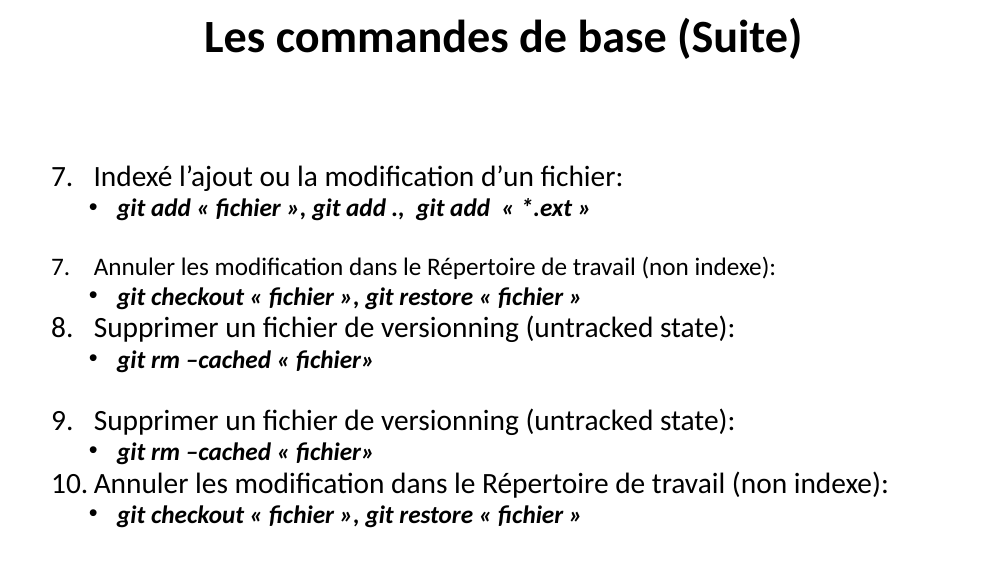
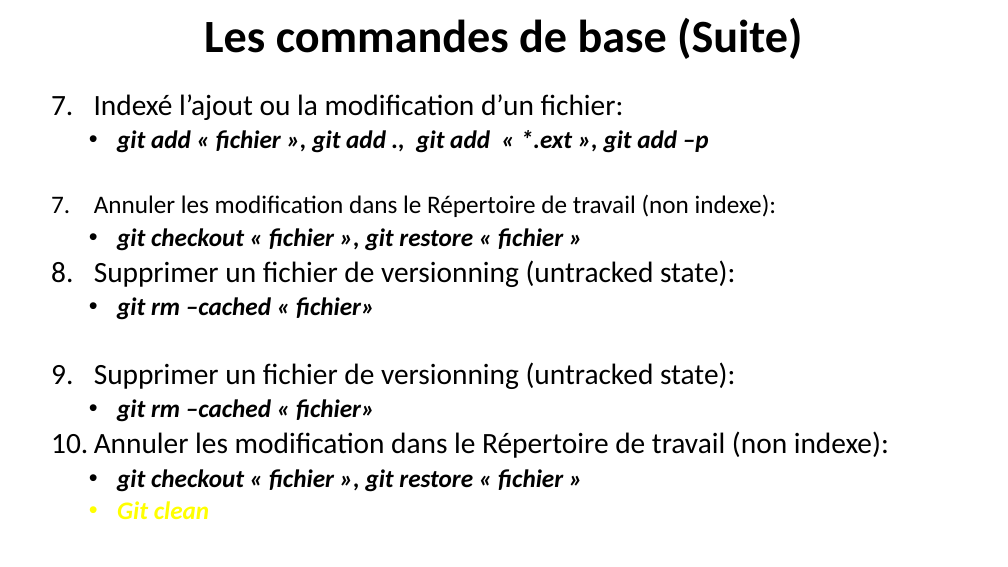
Before and after one commit to belakebiboussad/form, a slide deck: slide 7 of Formation Git.pptx (slide 10 before the commit). Drawn at 1008x567 pixels with LibreOffice and Linux fonts; fonts in the diff are those of the drawing. Boxes give left, top, right and bottom in pixels: in the first picture for what was removed or moved away, otherwise in the second. Text is boxed around its words. In the diff, an @@ line names an element or a change of style, - is before the commit and + after.

```diff
--- a/Formation Git.pptx
+++ b/Formation Git.pptx
@@ text "Indexé l’ajout ou la modification ..." moved from (x1=94, y1=165, x2=889, y2=528) to (x1=94, y1=94, x2=889, y2=519) @@
@@ text at (x1=94, y1=94, x2=889, y2=492): line spacing 0.8 to 0.9 @@
@@ text at (x1=117, y1=130, x2=709, y2=153): text changed @@
-  • git add « fichier », git add ., git add « *.ext »
+  • git add « fichier », git add ., git add « *.ext », git add –p
@@ text at (x1=117, y1=501, x2=209, y2=519): paragraph added @@
+  • Git clean
```
Also in this commit, not shown: 8 other slides changed, 1 slide added, 1 slide removed, 7 other files.
